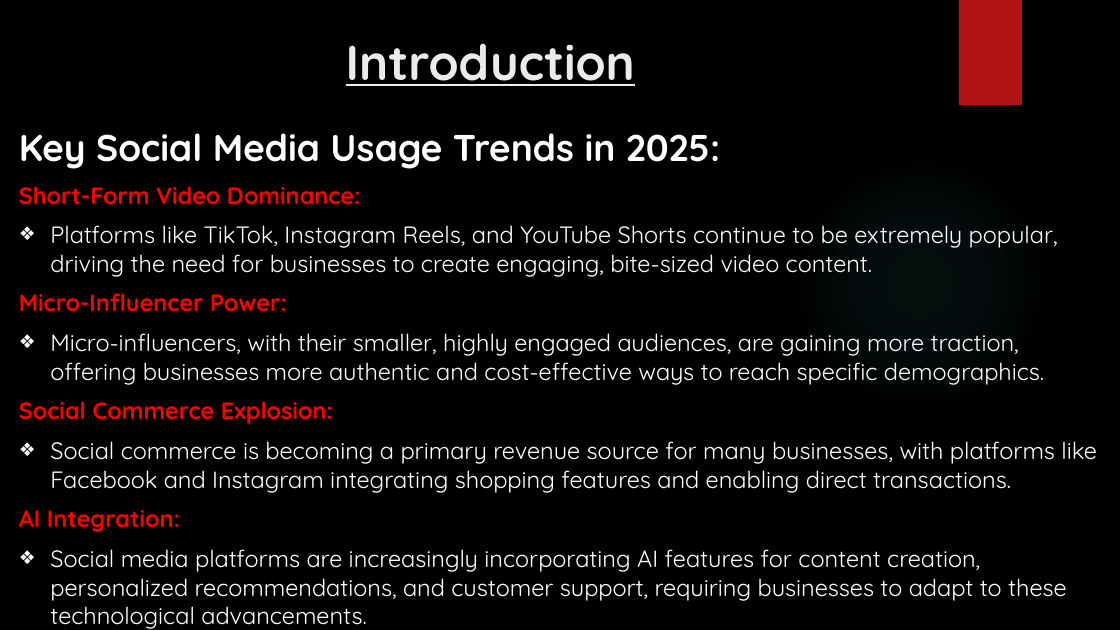
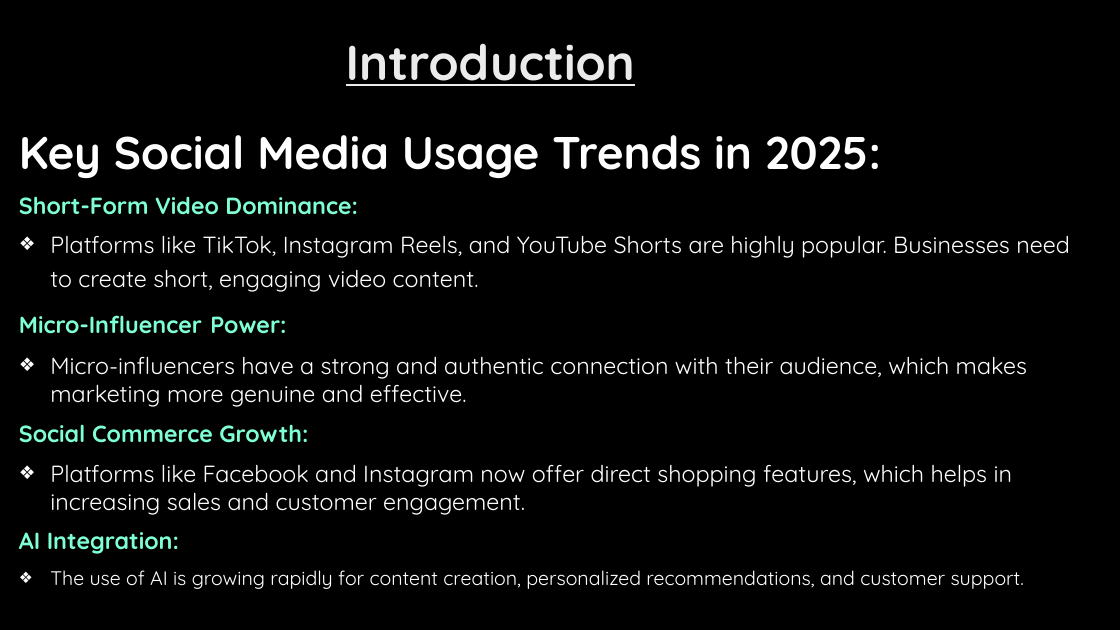
Before and after one commit to hg301240-maker/Social-Media-Usage-Trends-in-2025, a slide deck: slide 2 of PowerPoint Project.pptx. Drawn at 1120x630 pixels with LibreOffice and Linux fonts; fonts in the diff are those of the drawing; background and template pictures are left out. Boxes give left, top, right and bottom in pixels: in the first picture for what was removed or moved away, otherwise in the second. Text is boxed around its words. In the diff, an @@ line names an element or a change of style, - is before the commit and + after.

```diff
--- a/PowerPoint Project.pptx
+++ b/PowerPoint Project.pptx
@@ rectangle removed at [959,0,1022,105] @@
@@ text at [19,135,881,554]: size 31.9 to 39.2 pt in "Key Social Media Usage Trends in 2025:"; size 20.1 to 20 pt, text colour #FF0000 to #7FFFD4 in "Short-Form Video Dominance:", "Micro-Influencer Power:", "AI Integration:" @@
@@ ellipse removed at [791,154,1049,413] @@
@@ text at [50,235,1070,292]: text changed; size 20.1 to 20 pt @@
-❖ Platforms like TikTok, Instagram Reels, and YouTube Shorts continue to be extremely popular, driving the need for businesses to create engaging, bite-sized video content.
+❖ Platforms like TikTok, Instagram Reels, and YouTube Shorts are highly popular. Businesses need to create short, engaging video content.
@@ text at [19,356,1027,515]: text changed; size 20.1 to 20 pt @@
-❖ Micro-influencers, with their smaller, highly engaged audiences, are gaining more traction, offering businesses more authentic and cost-effective ways to reach specific demographics.
-Social Commerce Explosion:
-❖ Social commerce is becoming a primary revenue source for many businesses, with platforms like Facebook and Instagram integrating shopping features and enabling direct transactions.
+❖ Micro-influencers have a strong and authentic connection with their audience, which makes marketing more genuine and effective.
+Social Commerce Growth:
+❖ Platforms like Facebook and Instagram now offer direct shopping features, which helps in increasing sales and customer engagement.
@@ text at [50,570,945,587]: text changed; size 20.1 to 16.8 pt @@
-❖ Social media platforms are increasingly incorporating AI features for content creation, personalized recommendations, and customer support, requiring businesses to adapt to these technological advancements.
+❖ The use of AI is growing rapidly for content creation, personalized recommendations, and customer support.
```
Also in this commit, not shown: 12 other slides changed.
